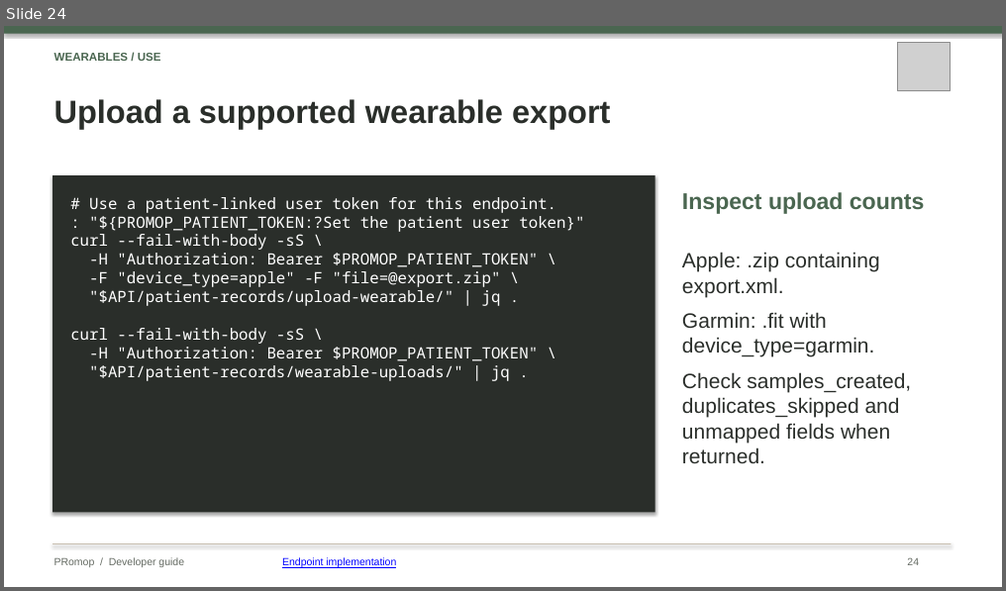
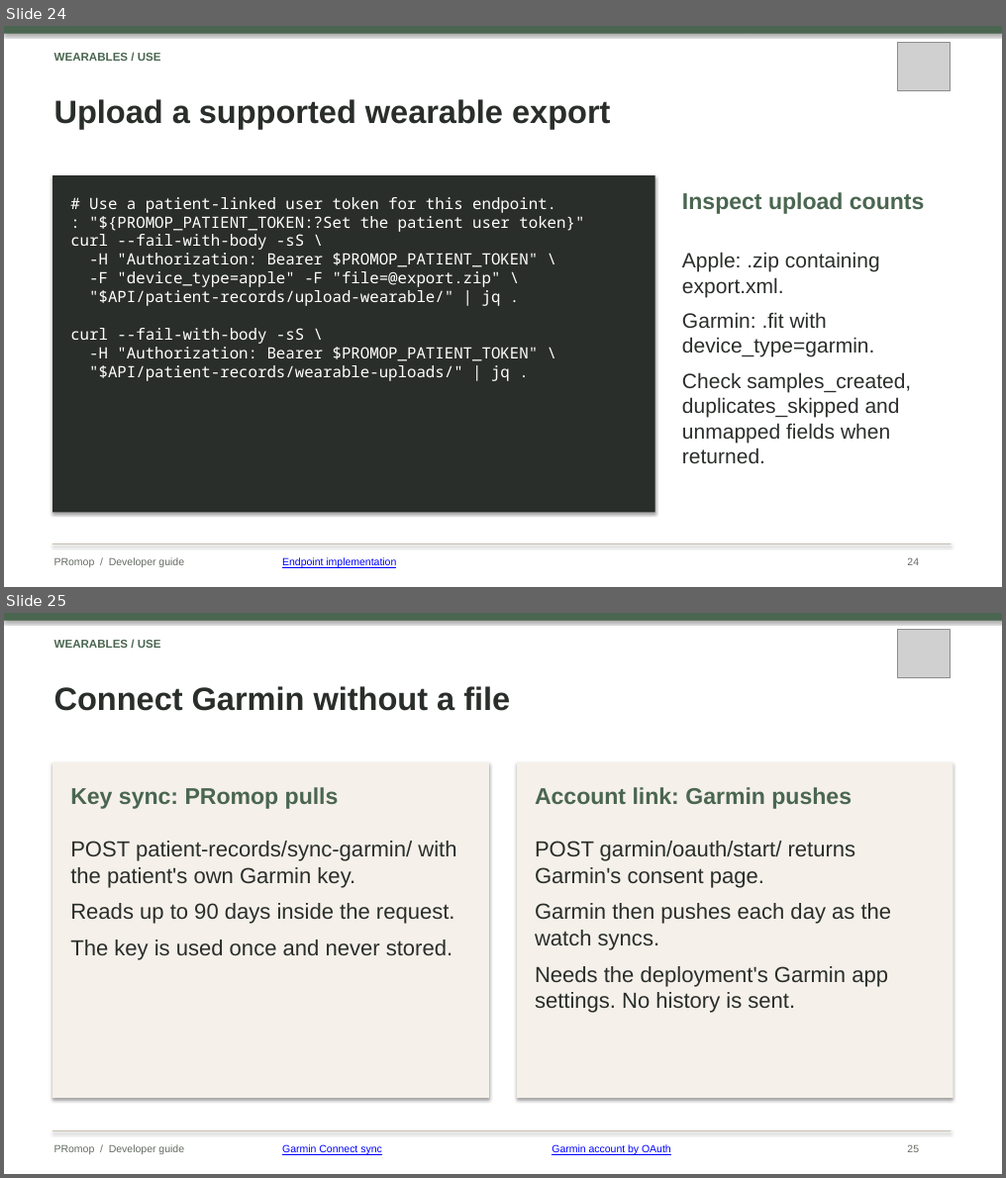
Before and after one commit to healthkey-ai/promop, a slide deck: PRomop_Developer_Guide.pptx. Shown one above the other, each under a label of ours: slide 24 before the commit, slides 24 and 25 after it. The pictures are 1006x591 and 1006x1178 pixels, drawn with LibreOffice and Linux fonts; fonts in the diff are those of the drawing; grey boxes stand for pictures. Boxes give left, top, right and bottom in pixels: in the first picture for what was removed or moved away, otherwise in the second. Text is boxed around its words. In the diff, an @@ line names an element or a change of style, - is before the commit and + after.

```diff
--- a/PRomop_Developer_Guide.pptx
+++ b/PRomop_Developer_Guide.pptx
@@ slide 25 added at bbox=[4, 613, 1002, 1174], background #FFFFFF @@
@@ rectangle added at bbox=[4, 613, 1002, 621], fill #4A6650 @@
@@ text added at bbox=[54, 640, 161, 648], 11 pt, text #4A6650, bold @@
+WEARABLES / USE
@@ picture added at bbox=[898, 630, 950, 677] @@
@@ text added at bbox=[54, 686, 510, 711], 31 pt, text #2A2E2A, bold @@
+Connect Garmin without a file
@@ rectangle added at bbox=[53, 762, 489, 1098], fill #F5F0EA @@
@@ text added at bbox=[70, 787, 339, 809], 22 pt, text #4A6650, bold @@
+Key sync: PRomop pulls
@@ rectangle added at bbox=[517, 762, 953, 1098], fill #F5F0EA @@
@@ text added at bbox=[535, 787, 851, 809], 22 pt, text #4A6650, bold @@
+Account link: Garmin pushes
@@ text added at bbox=[70, 841, 456, 960], 21 pt, text #2A2E2A @@
+POST patient-records/sync-garmin/ with the patient's own Garmin key.
+Reads up to 90 days inside the request.
+The key is used once and never stored.
@@ text added at bbox=[535, 841, 892, 1013], 21 pt, text #2A2E2A @@
+POST garmin/oauth/start/ returns Garmin's consent page.
+Garmin then pushes each day as the watch syncs.
+Needs the deployment's Garmin app settings. No history is sent.
@@ rectangle added at bbox=[53, 1131, 951, 1132], fill #C9BFB0 @@
@@ text added at bbox=[54, 1145, 184, 1155], 10 pt, text #656B63 @@
+PRomop / Developer guide
@@ text added at bbox=[282, 1145, 382, 1156], 10 pt, text #0000FF, underline @@
+Garmin Connect sync
@@ text added at bbox=[551, 1145, 671, 1156], 10 pt, text #0000FF, underline @@
+Garmin account by OAuth
@@ text added at bbox=[907, 1145, 919, 1153], 10 pt, text #656B63 @@
+25
```
Also in this commit, not shown: 9 slides changed, 1 other slide added, 1 slide removed, 1 other file.
